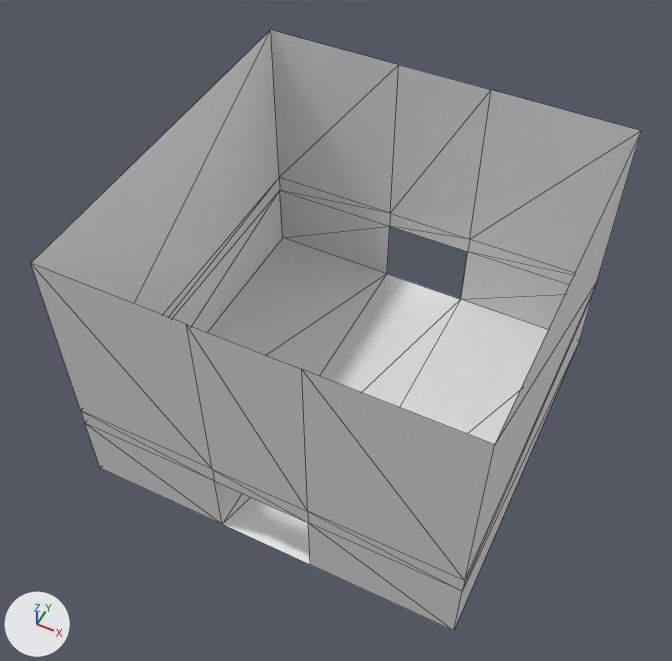
Two versions of the glTF model Assets/Map_Modules/Module_Straight.gltf, one commit apart.
Camera for both pictures: a camera (50 mm lens) standing at (13.4, -28.9, 41.5) and looking at (-0.5, -1.2, 6.8). Arrows for +X, +Y and +Z are at lower left; the lights stay in place. Mesh edges are drawn as thin lines. Vertices at the same position are counted once.

Before the edit, the objects in view are built like this:
```python
me_cube = bpy.data.meshes.new('Cube')
me_cube.from_pydata(...)  # 32 vertices, 50 faces; spans x -10.0..10.0, y -10.0..10.0, z 0.0..15.0
ob_module_straight = bpy.data.objects.new('Module_Straight', me_cube)
ob_module_straight.location = (0.0, 0.0, 0.0)
```
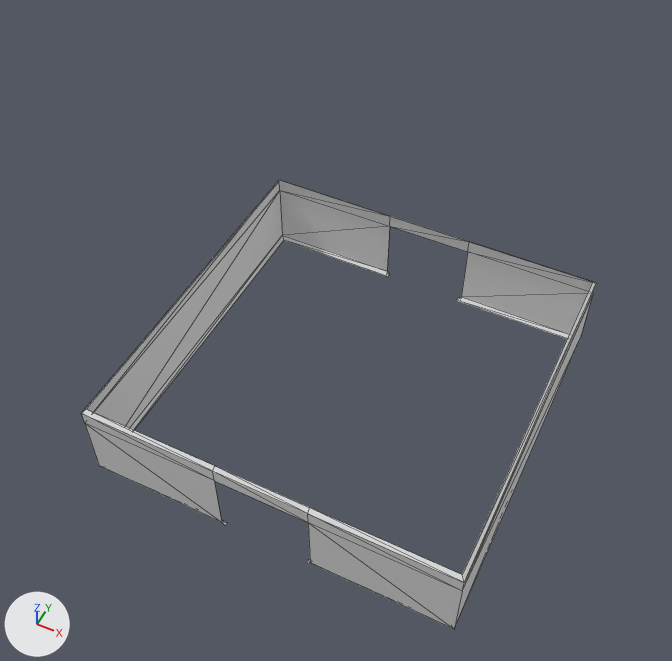
Commit message: Modules update

The change, as a diff of the scene's bpy script:
```diff
--- a/Assets/Map_Modules/Module_Straight.gltf.py
+++ b/Assets/Map_Modules/Module_Straight.gltf.py
@@ me_cube @@
 # used by ob_module_straight; location = (0.0, 0.0, 0.0)
-me_cube.from_pydata(...)  # 32 vertices, 50 faces; spans x -10.0..10.0, y -10.0..10.0, z 0.0..15.0
+me_cube.from_pydata(...)  # 48 vertices, 64 faces; spans x -10.0..10.0, y -10.0..10.0, z 0.0..5.0
+# me_cube part 1
+# 14 vertices are removed from x -10.0..10.0, y -10.0..10.0, z 0.0..15.0
+# 32 faces are deleted
+# 8 vertices in x -10.0..10.0, y -10.0..10.0, z 5.0 move by (0.0, 0.0, -0.2)
+# 2 vertices move from x -2.5..2.5, y -10.0..10.0, z 0.0 to x -2.5..2.5, y -10.0..10.0, z 0.2
+# 16 vertices are added at x -9.8..2.5, y -10.0..10.0, z 0.0..5.0
+# 6 new vertices lie (0.0, 0.0, -3.8) away from vertices in x -10.0..10.0, y -10.0..10.0, z 4.0
+# 8 new vertices lie (7.3, 0.0, 0.0) away from vertices in x -9.8..2.5, y -9.8..9.8, z 0.0..5.0
+# 46 new faces join them
```

Where the change shows, as pixel boxes [x1, y1, x2, y2] in the pictures (672 x 661 px):
'Module_Straight', reshaped (16% narrower, 25% shorter)
    before: [31, 30, 641, 631]
    after: [82, 180, 596, 629]
